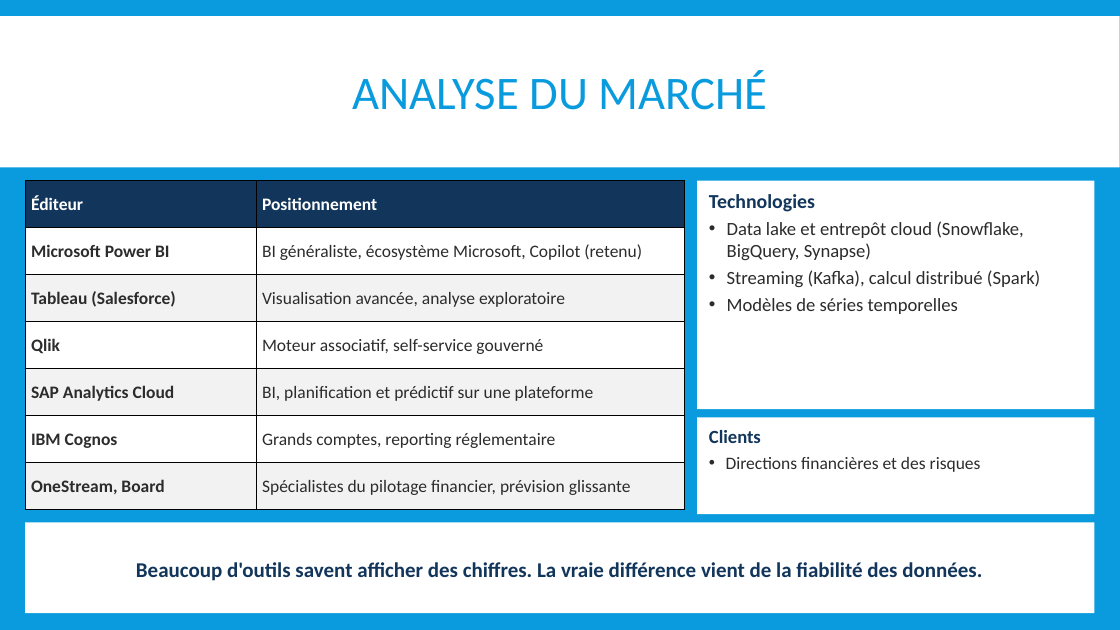
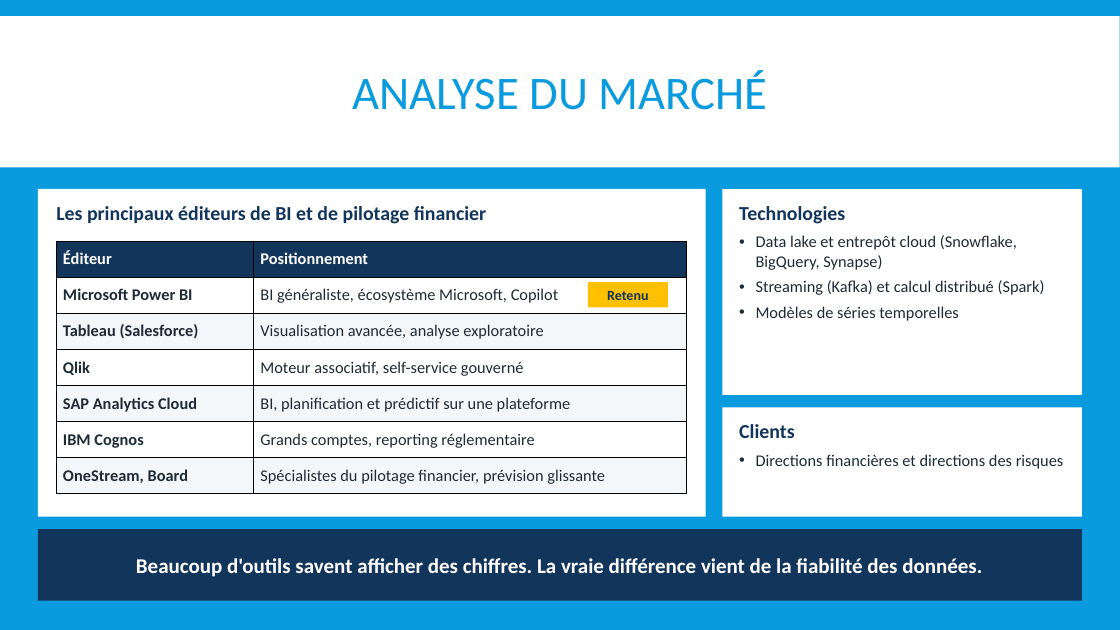
Before and after one commit to mehdi182003/projet_bi_finance, a slide deck: slide 4 of livrables/04_IBI_SUPPORT_SOUTENANCE_BI-predictive-Finance_G5.pptx. Drawn at 1120x630 pixels with LibreOffice and Linux fonts; fonts in the diff are those of the drawing. Boxes give left, top, right and bottom in pixels: in the first picture for what was removed or moved away, otherwise in the second. Text is boxed around its words. In the diff, an @@ line names an element or a change of style, - is before the commit and + after.

```diff
--- a/livrables/04_IBI_SUPPORT_SOUTENANCE_BI-predictive-Finance_G5.pptx
+++ b/livrables/04_IBI_SUPPORT_SOUTENANCE_BI-predictive-Finance_G5.pptx
@@ rectangle added at (38, 189, 706, 517), fill #FFFFFF @@
@@ text added at (56, 206, 486, 224), 17 pt, text #12355B, bold @@
+Les principaux éditeurs de BI et de pilotage financier
@@ rectangle "Technologies": place and size @@
-rectangle "Technologies" at (697, 181, 1095, 409)
+rectangle "Technologies" at (723, 189, 1082, 395)
@@ text in rectangle at (739, 206, 1017, 321): size 16 to 14 pt, text colour #2C2C2C to #1F2A37 in "Data lake et entrepôt cloud (Snowflake, BigQuery, ...", "Modèles de séries temporelles"; more space between paragraphs; indent changed; less space between paragraphs @@
@@ table at (56, 241, 686, 494) @@
-row 2, column 2: BI généraliste, écosystème Microsoft, Copilot (retenu)
+row 2, column 2: BI généraliste, écosystème Microsoft, Copilot
@@ fill #F2F2F2 to #F4F7FA in 6 cells @@
@@ size 15 to 14 pt in "Éditeur", "Positionnement", "Microsoft Power BI", "Tableau (Salesforce)" and 9 more places @@
@@ text colour #2C2C2C to #1F2A37 in "Microsoft Power BI", "Tableau (Salesforce)", "Visualisation avancée, analyse exploratoire", "Qlik" and 7 more places @@
@@ table: place and size @@
-table at (25, 181, 685, 510)
+table at (56, 241, 686, 494)
@@ rectangle added at (588, 282, 668, 308), fill #FFC000, 12 pt, text #12355B, bold @@
+Retenu
@@ text in rectangle at (756, 280, 1045, 295): text changed; size 16 to 14 pt; text colour #2C2C2C to #1F2A37 @@
-• Streaming (Kafka), calcul distribué (Spark)
+• Streaming (Kafka) et calcul distribué (Spark)
@@ rectangle "Clients": place and size @@
-rectangle "Clients" at (697, 418, 1095, 514)
+rectangle "Clients" at (723, 408, 1082, 517)
@@ text in rectangle at (739, 424, 794, 438): size 16 to 17 pt in "Clients"; more space between paragraphs @@
@@ text in rectangle at (756, 454, 1064, 469): text changed; size 15 to 14 pt; text colour #2C2C2C to #1F2A37 @@
-• Directions financières et des risques
+• Directions financières et directions des risques
@@ rectangle "Beaucoup d'outils savent afficher des ...": place and size @@
-rectangle "Beaucoup d'outils savent afficher des ..." at (25, 523, 1095, 613)
+rectangle "Beaucoup d'outils savent afficher des ..." at (38, 529, 1082, 601)
@@ rectangle "Beaucoup d'outils savent afficher des ..." at (38, 529, 1082, 601): text colour #12355B to #FFFFFF; fill #FFFFFF to #12355B @@
```
Also in this commit, not shown: 13 other slides changed, 10 other files.
